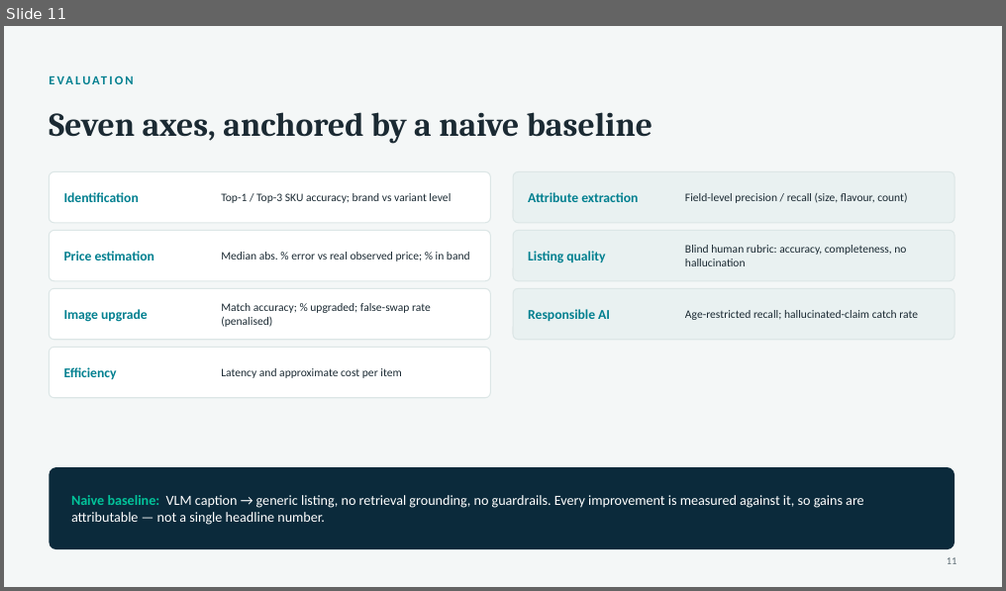
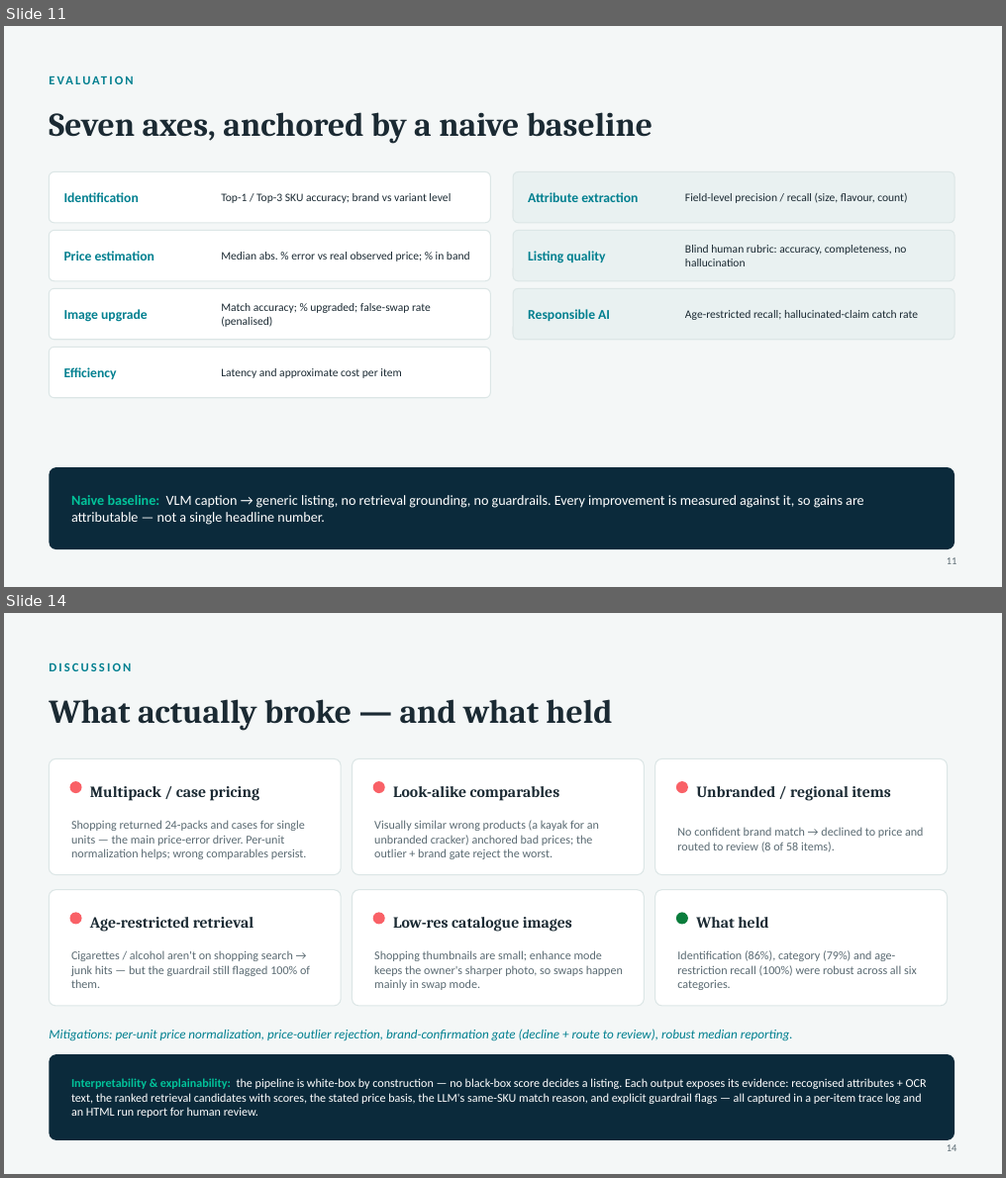
Before and after one commit to kennasoft/MIA5100_group_project, a slide deck: docs/final_report/Snap-to-Sell-presentation.pptx. Shown one above the other, each under a label of ours: slide 11 before the commit, slides 11 and 14 after it; the slides between them are not shown. The pictures are 1006x591 and 1006x1178 pixels, drawn with LibreOffice and Linux fonts; fonts in the diff are those of the drawing. Boxes give left, top, right and bottom in pixels: in the first picture for what was removed or moved away, otherwise in the second. Text is boxed around its words. In the diff, an @@ line names an element or a change of style, - is before the commit and + after.

Commit message:
feat: Implement per-run HTML report generation for Snap-to-Sell
- Added `report.py` to generate a self-contained HTML report for each pipeline run, detailing processed items, retrieval candidates, final listings, and accuracy metrics.
- Enhanced `retrieve.py` to support multipack detection and price normalization for single-unit queries, improving retrieval accuracy.
- Introduced a price confidence gate that declines to price ambiguous matches or when the recognized brand cannot be confirmed in the listing title.
- Added unit tests for the new features, including pack detection, price normalization, and confidence gate logic.

```diff
--- a/docs/final_report/Snap-to-Sell-presentation.pptx
+++ b/docs/final_report/Snap-to-Sell-presentation.pptx
@@ slide 14 added at <box>4,613,1002,1174</box>, background #F4F7F7 @@
@@ text added at <box>49,663,131,671</box>, 12 pt, text #028090, bold @@
+DISCUSSION
@@ text added at <box>49,699,612,731</box>, 32 pt, text #1B2A33, bold @@
+What actually broke — and what held
@@ rounded rectangle added at <box>49,759,341,875</box>, fill #FFFFFF, outline #DCE6E6 1 pt @@
@@ rounded rectangle added at <box>352,759,645,875</box>, fill #FFFFFF, outline #DCE6E6 1 pt @@
@@ rounded rectangle added at <box>655,759,947,875</box>, fill #FFFFFF, outline #DCE6E6 1 pt @@
@@ ellipse added at <box>70,781,82,793</box>, fill #F96167 @@
@@ text added at <box>90,786,259,801</box>, 15 pt, text #1B2A33, bold @@
+Multipack / case pricing
@@ ellipse added at <box>373,781,385,793</box>, fill #F96167 @@
@@ text added at <box>393,786,560,801</box>, 15 pt, text #1B2A33, bold @@
+Look-alike comparables
@@ ellipse added at <box>676,781,688,793</box>, fill #F96167 @@
@@ text added at <box>696,786,890,801</box>, 15 pt, text #1B2A33, bold @@
+Unbranded / regional items
@@ text added at <box>71,820,307,860</box>, 11.5 pt, text #5B6B73 @@
+Shopping returned 24-packs and cases for single units — the main price-error driver. Per-unit normalization helps; wrong comparables persist.
@@ text added at <box>374,820,599,860</box>, 11.5 pt, text #5B6B73 @@
+Visually similar wrong products (a kayak for an unbranded cracker) anchored bad prices; the outlier + brand gate reject the worst.
@@ text added at <box>677,827,923,853</box>, 11.5 pt, text #5B6B73 @@
+No confident brand match → declined to price and routed to review (8 of 58 items).
@@ rounded rectangle added at <box>49,890,341,1006</box>, fill #FFFFFF, outline #DCE6E6 1 pt @@
@@ rounded rectangle added at <box>352,890,645,1006</box>, fill #FFFFFF, outline #DCE6E6 1 pt @@
@@ rounded rectangle added at <box>655,890,947,1006</box>, fill #FFFFFF, outline #DCE6E6 1 pt @@
@@ ellipse added at <box>70,912,82,925</box>, fill #F96167 @@
@@ text added at <box>90,917,253,932</box>, 15 pt, text #1B2A33, bold @@
+Age-restricted retrieval
@@ ellipse added at <box>373,912,385,925</box>, fill #F96167 @@
@@ text added at <box>393,917,572,932</box>, 15 pt, text #1B2A33, bold @@
+Low-res catalogue images
@@ ellipse added at <box>676,912,688,925</box>, fill #0A7D3C @@
@@ text added at <box>696,917,768,928</box>, 15 pt, text #1B2A33, bold @@
+What held
@@ text added at <box>71,951,310,988</box>, 11.5 pt, text #5B6B73 @@
+Cigarettes / alcohol aren't on shopping search → junk hits — but the guardrail still flagged 100% of them.
@@ text added at <box>374,951,623,990</box>, 11.5 pt, text #5B6B73 @@
+Shopping thumbnails are small; enhance mode keeps the owner's sharper photo, so swaps happen mainly in swap mode.
@@ text added at <box>677,951,917,990</box>, 11.5 pt, text #5B6B73 @@
+Identification (86%), category (79%) and age-restriction recall (100%) were robust across all six categories.
@@ text added at <box>49,1029,793,1042</box>, 12.5 pt, text #028090, italic @@
+Mitigations: per-unit price normalization, price-outlier rejection, brand-confirmation gate (decline + route to review), robust median reporting.
@@ rounded rectangle added at <box>49,1055,954,1141</box>, fill #0B2A3B @@
@@ text added at <box>71,1078,927,1118</box>, 11.5 pt, text #FFFFFF @@
+Interpretability & explainability: the pipeline is white-box by construction — no black-box score decides a listing. Each output exposes its evidence: recognised attributes + OCR text, the ranked retrieval candidates with scores, the stated price basis, the LLM's same-SKU match reason, and explicit guardrail flags — all captured in a per-item trace log and an HTML run report for human review.
@@ text added at <box>946,1145,957,1152</box>, 10 pt, text #5B6B73 @@
+14
```
Also in this commit, not shown: 2 slides changed, 2 other slides added, 2 slides removed, 16 other files.
